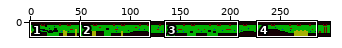
Edited in one commit: sprite sheet (res/lvls/2.png). Above: a wide view before the commit, with the close-up outlined.
Close-up. Before the edit:
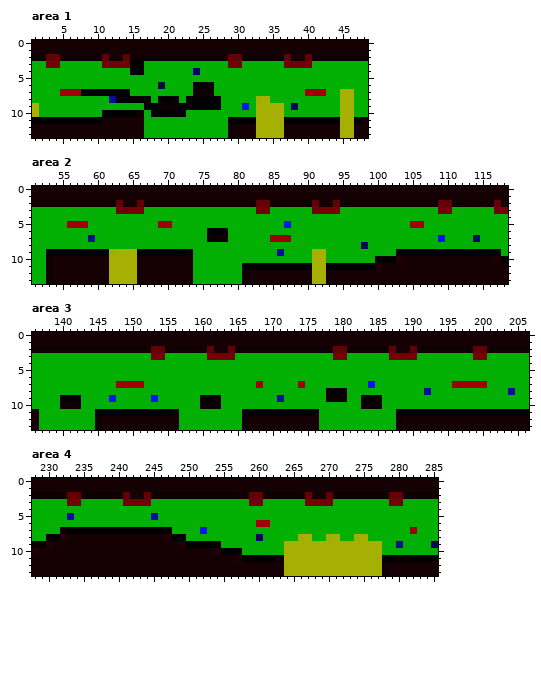
The file is 300x14 pixels. Colours within 5 levels of each other are drawn and written as one. Shown: area 1: x 1..48, y 0..13; area 2: x 51..118, y 0..13; area 3: x 136..206, y 0..13; area 4: x 228..285, y 0..13.
After:
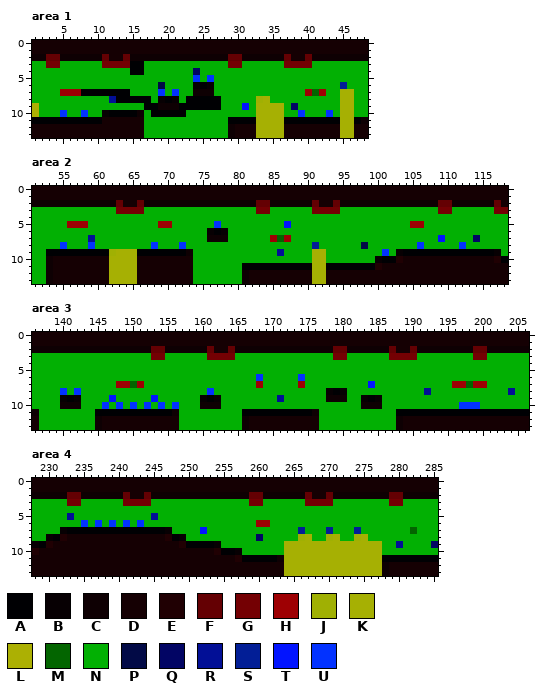
Palette (. is transparent): A #000003  B #070003  C #0e0003  D #150003  E #200003  F #640003  G #740003  H #9e0003  J #a0b003  K #a6b003  L #acb003  M #036500  N #02b003  P #020a46  Q #020564  R #020f96  S #021e96  T #0214ff  U #0232ff
Diff:
Area 1:
Colour H gives way to colour M in row 7 at x 41.
Colour N gives way to colour S in row 6 at x 45.
Colour N gives way to colour U in row 5 at x 24 and 26; in row 7 at x 19 and 21; in row 10 at x 5, 8, 39 and 43.
Area 2:
Colour H gives way to colour M in row 7 at x 86.
Colour N gives way to colour S in row 8 at x 91.
Colour N gives way to colour U in row 5 at x 77; in row 8 at x 55, 59, 68, 72, 106 and 112; in row 9 at x 101.
Area 3:
Colour H gives way to colour M in row 7 at x 150 and 198.
Colour N gives way to colour U in row 6 at x 168 and 174; in row 8 at x 140, 142 and 161; in row 10 at x 146, 148, 150, 152, 154, 156 and 197 to 199.
Area 4:
Colour H gives way to colour M in row 7 at x 282.
Colour N gives way to colour S in row 7 at x 266, 270 and 274.
Colour N gives way to colour U in row 6 at x 235, 237, 239, 241 and 243.
